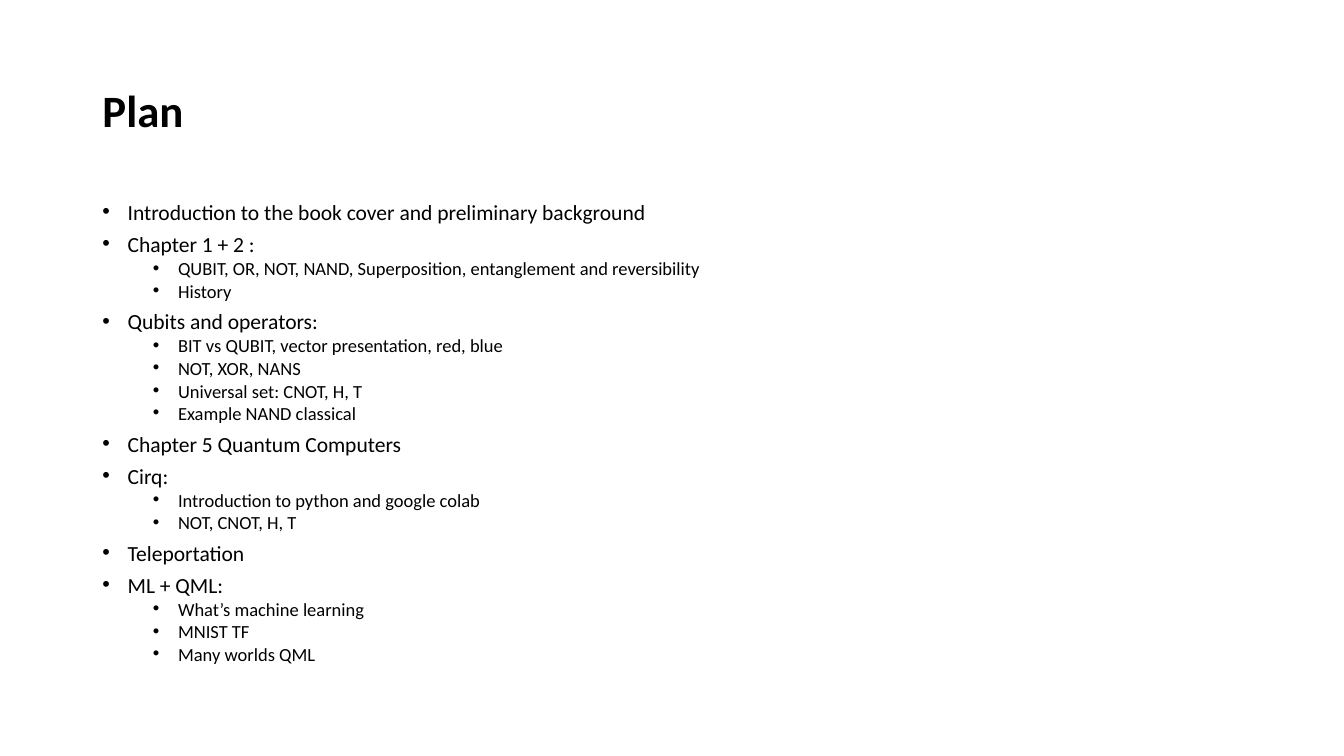
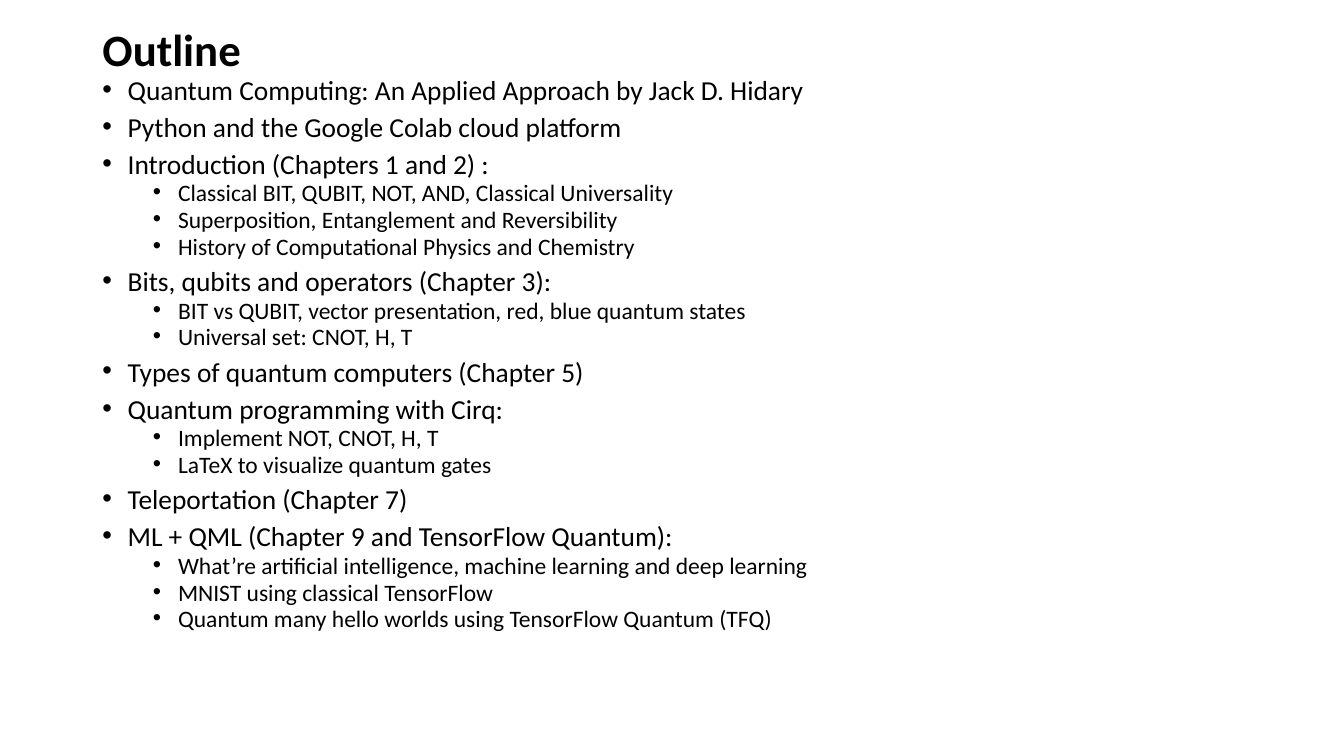
Before and after one commit to zozo123/QC-IL, a slide deck: slide 2 of slides/lecture temple.pptx. Drawn at 1344x756 pixels with LibreOffice and Linux fonts; fonts in the diff are those of the drawing; background and template pictures are left out. Boxes give left, top, right and bottom in pixels: in the first picture for what was removed or moved away, otherwise in the second. Text is boxed around its words. In the diff, an @@ line names an element or a change of style, - is before the commit and + after.

```diff
--- a/slides/lecture temple.pptx
+++ b/slides/lecture temple.pptx
@@ title at box(102, 34, 240, 67): text changed @@
-Plan
+Outline
@@ text "Quantum Computing: An Applied Approach ...": place and size @@
-text "Quantum Computing: An Applied Approach ..." at box(128, 205, 699, 664)
+text "Quantum Computing: An Applied Approach ..." at box(128, 81, 807, 631)
@@ text at box(128, 81, 803, 323): text changed; size 13.2 to 16.8 pt @@
-• Introduction to the book cover and preliminary background
-• Chapter 1 + 2 :
-  • QUBIT, OR, NOT, NAND, Superposition, entanglement and reversibility
-  • History
-• Qubits and operators:
-  • BIT vs QUBIT, vector presentation, red, blue
-  • NOT, XOR, NANS
+• Quantum Computing: An Applied Approach by Jack D. Hidary
+• Python and the Google Colab cloud platform
+• Introduction (Chapters 1 and 2) :
+  • Classical BIT, QUBIT, NOT, AND, Classical Universality
+  • Superposition, Entanglement and Reversibility
+  • History of Computational Physics and Chemistry
+• Bits, qubits and operators (Chapter 3):
+  • BIT vs QUBIT, vector presentation, red, blue quantum states
@@ text at box(178, 328, 412, 348): size 13.2 to 16.8 pt in "Universal set: CNOT, H, T" @@
@@ text at box(128, 362, 807, 631): text changed; size 13.2 to 16.8 pt @@
-  • Example NAND classical
-• Chapter 5 Quantum Computers
-• Cirq:
-  • Introduction to python and google colab
-  • NOT, CNOT, H, T
-• Teleportation
-• ML + QML:
-  • What’s machine learning
-  • MNIST TF
-  • Many worlds QML
+• Types of quantum computers (Chapter 5)
+• Quantum programming with Cirq:
+  • Implement NOT, CNOT, H, T
+  • LaTeX to visualize quantum gates
+• Teleportation (Chapter 7)
+• ML + QML (Chapter 9 and TensorFlow Quantum):
+  • What’re artificial intelligence, machine learning and deep learning
+  • MNIST using classical TensorFlow
+  • Quantum many hello worlds using TensorFlow Quantum (TFQ)
```
Also in this commit, not shown: 1 other slide changed, 13 slides added, 2 slides removed.
